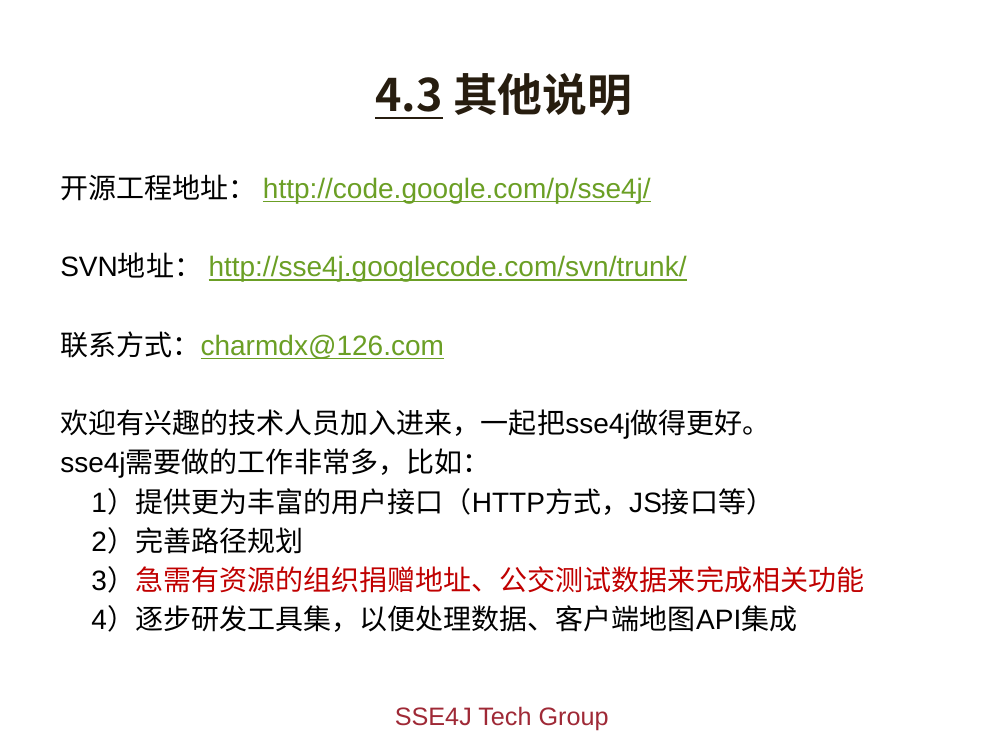
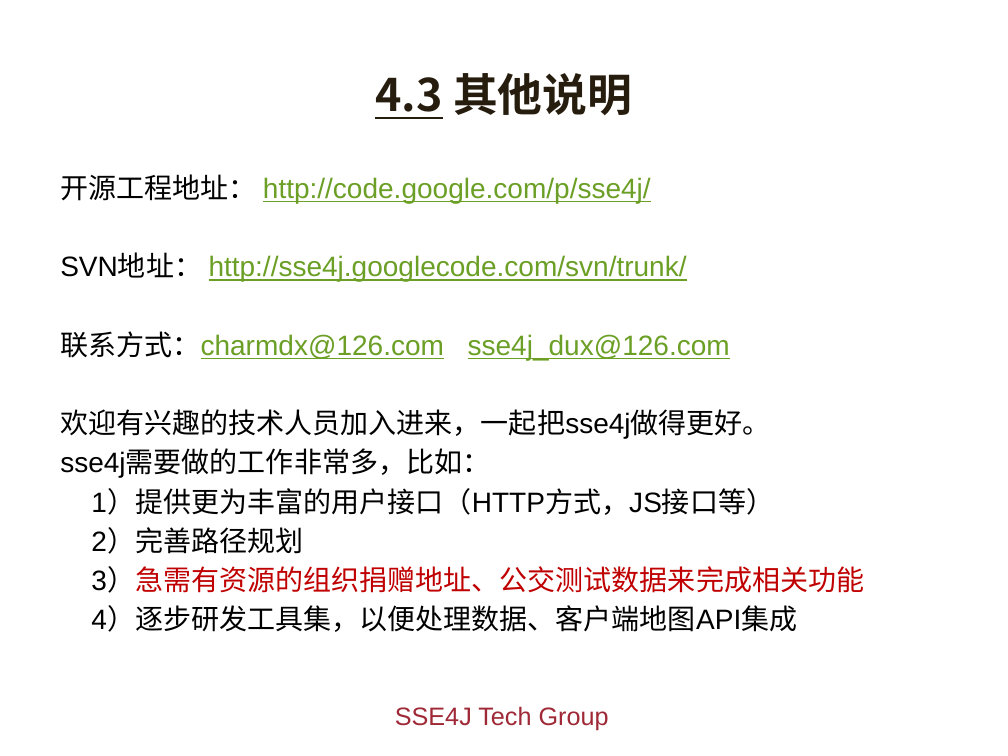
Before and after one commit to giszh86/sse4j, a slide deck: slide 23 of doc/sse4j.pptx. Drawn at 1008x756 pixels with LibreOffice and Linux fonts; fonts in the diff are those of the drawing; background and template pictures are left out. Boxes give left, top, right and bottom in pixels: in the first picture for what was removed or moved away, otherwise in the second. Text is boxed around its words. In the diff, an @@ line names an element or a change of style, - is before the commit and + after.

```diff
--- a/doc/sse4j.pptx
+++ b/doc/sse4j.pptx
@@ text at box(60, 331, 730, 360): text changed @@
-联系方式：charmdx@126.com
+联系方式：charmdx@126.com sse4j_dux@126.com
```
